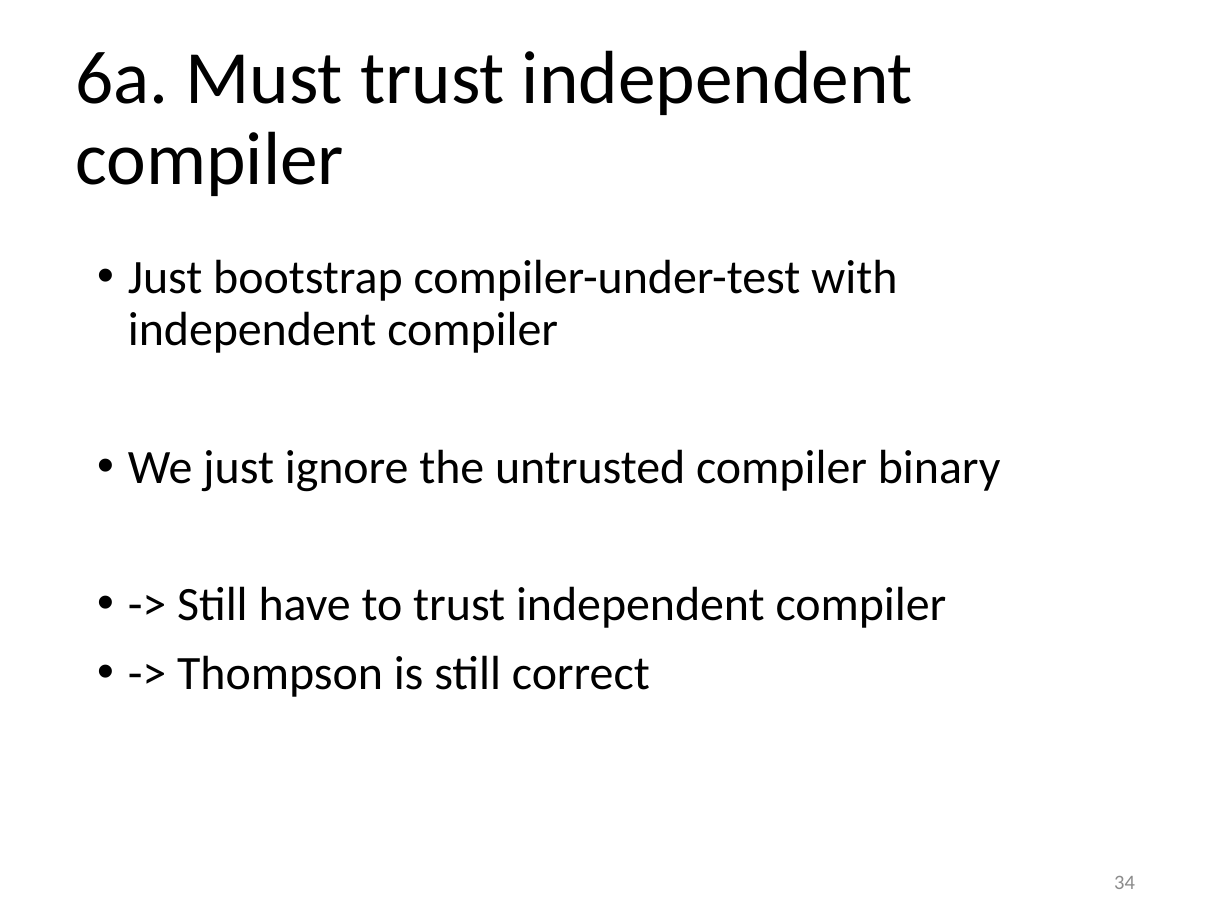
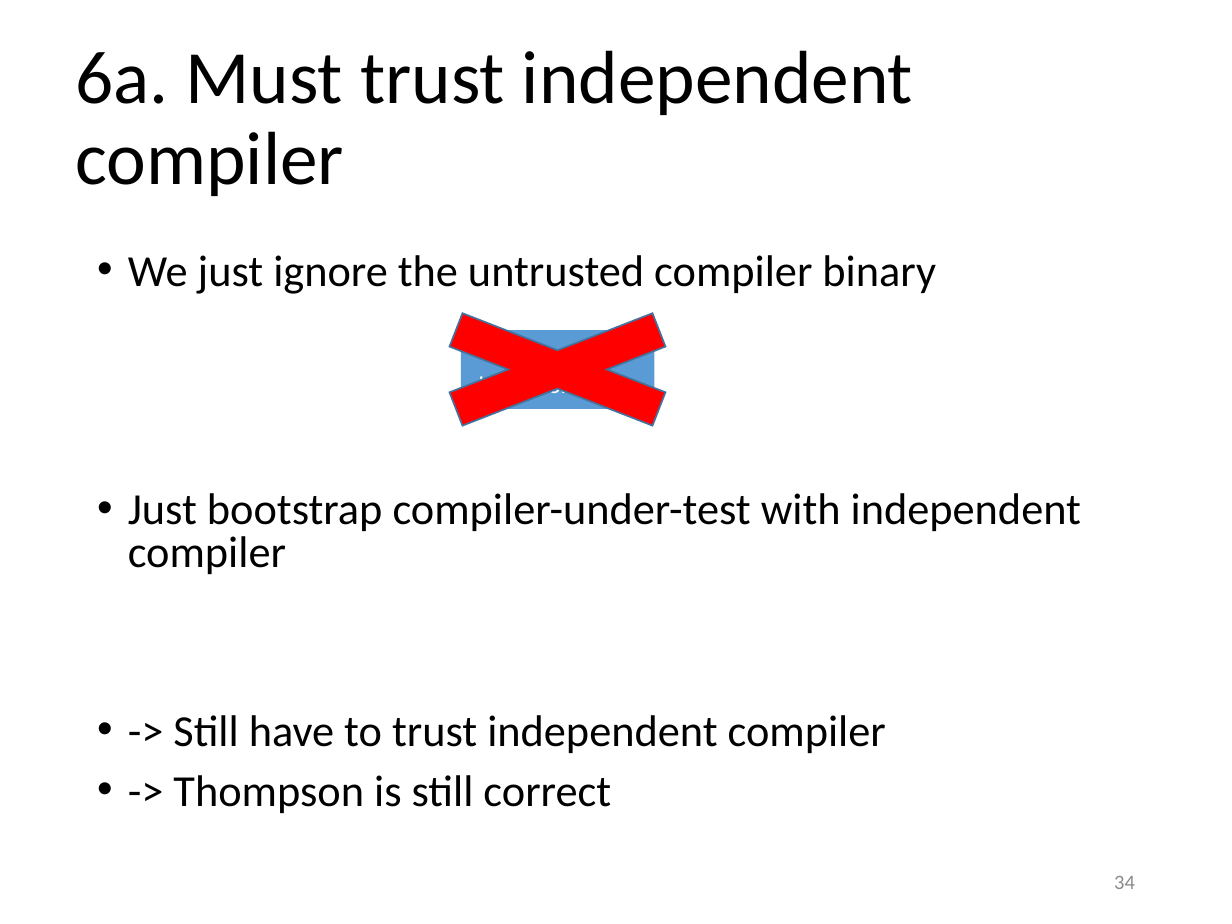
Before and after one commit to yeokm1/reflections-on-trusting-trust, a slide deck: slide 34 of reflections-on-reflecting-trust-slides.pptx. Drawn at 1232x924 pixels with LibreOffice and Linux fonts; fonts in the diff are those of the drawing. Boxes give left, top, right and bottom in pixels: in the first picture for what was removed or moved away, otherwise in the second. Text is boxed around its words. In the diff, an @@ line names an element or a change of style, - is before the commit and + after.

```diff
--- a/reflections-on-reflecting-trust-slides.pptx
+++ b/reflections-on-reflecting-trust-slides.pptx
@@ text at (x1=128, y1=255, x2=936, y2=294): paragraph added @@
+• We just ignore the untrusted compiler binary
@@ cross added at (x1=362, y1=293, x2=753, y2=445), fill #FF0000, outline #43739E 1 pt @@
@@ rounded rectangle added at (x1=462, y1=331, x2=654, y2=408), fill #5B9BD5, outline #5B9BD5 1 pt, 14 pt, text #FFFFFF @@
+C-Compiler
+backdoor binary
@@ text at (x1=128, y1=449, x2=1001, y2=492): paragraph removed @@
-• We just ignore the untrusted compiler binary
@@ text at (x1=128, y1=493, x2=1081, y2=813): size 28 to 25.9 pt in "Just bootstrap compiler-under-test with independent compiler", "-> Still have to trust independent compiler", "-> Thompson is still correct"; line spacing 0.9 to 0.8 @@
```
Also in this commit, not shown: 8 other slides changed, 1 other file.
